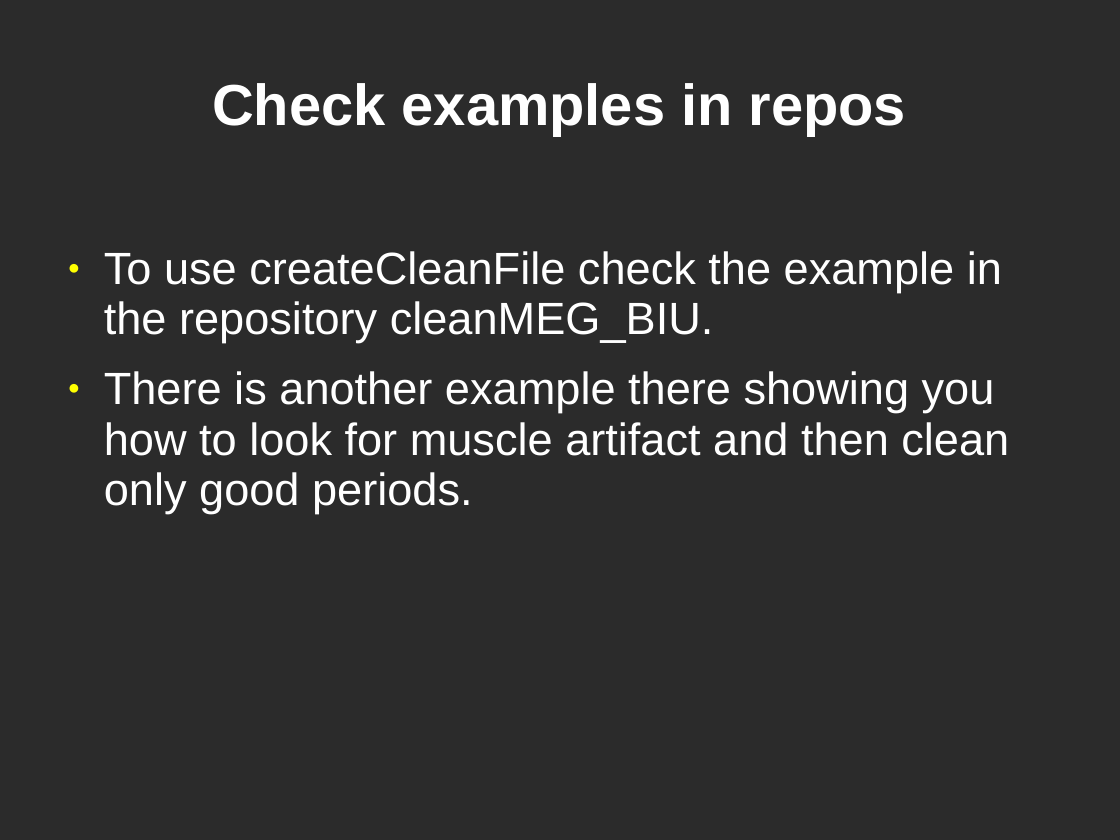
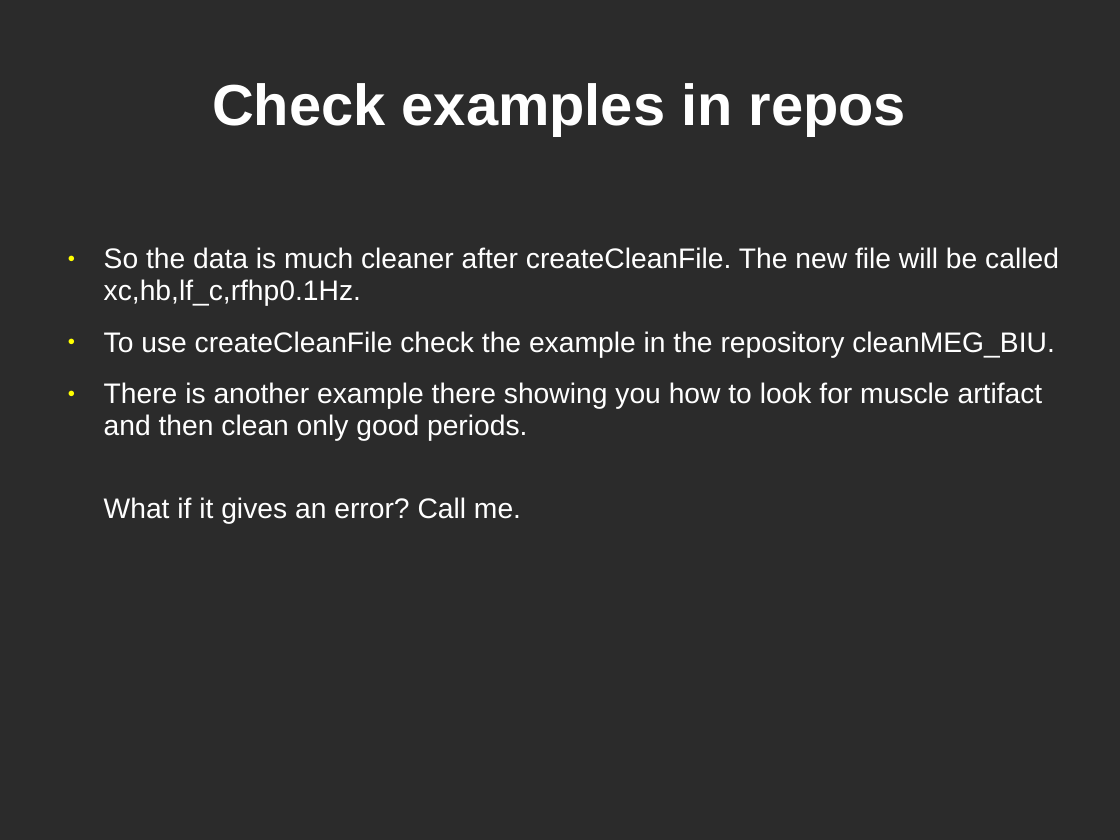
Before and after one commit to yuval-harpaz/work-drafts, a slide deck: slide 15 of docs/Tutorial4Begginers.ppt (slide 11 before the commit). Drawn at 1120x840 pixels with LibreOffice and Linux fonts; fonts in the diff are those of the drawing; background and template pictures are left out; a plain dark background stands for a picture behind light text. Boxes give left, top, right and bottom in pixels: in the first picture for what was removed or moved away, otherwise in the second. Text is boxed around its words. In the diff, an @@ line names an element or a change of style, - is before the commit and + after.

```diff
--- a/docs/Tutorial4Begginers.ppt
+++ b/docs/Tutorial4Begginers.ppt
@@ text at (104, 247, 1059, 306): paragraph added @@
+● So the data is much cleaner after createCleanFile. The new file will be called xc,hb,lf_c,rfhp0.1Hz.
@@ text at (104, 331, 1055, 441): size 32 to 20 pt in "To use createCleanFile check the example in ...", "There is another example there showing you ..." @@
@@ text at (104, 497, 521, 524): paragraph added @@
+What if it gives an error? Call me.
```
Also in this commit, not shown: 5 other slides changed, 8 slides added, 2 slides removed.
